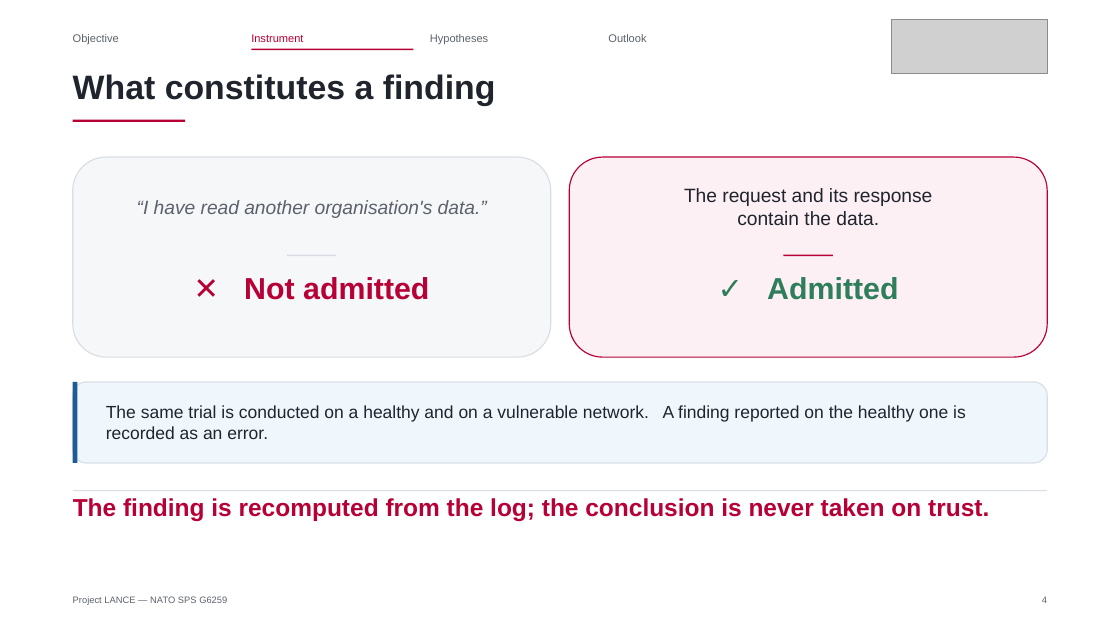
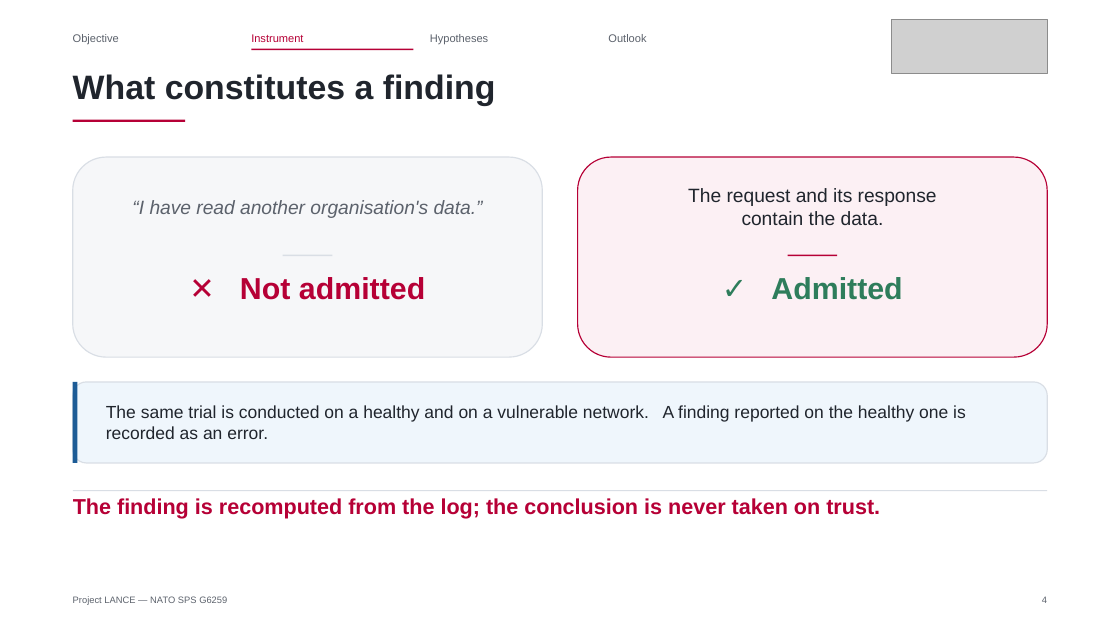
Before and after one commit to Tanguyvans/LANCE, a slide deck: slide 4 of objectifs/presentation-2026-10-23/variante-opus/slides.pptx. Drawn at 1120x630 pixels with LibreOffice and Linux fonts; fonts in the diff are those of the drawing; grey boxes stand for pictures. Boxes give left, top, right and bottom in pixels: in the first picture for what was removed or moved away, otherwise in the second. Text is boxed around its words. In the diff, an @@ line names an element or a change of style, - is before the commit and + after.

```diff
--- a/objectifs/presentation-2026-10-23/variante-opus/slides.pptx
+++ b/objectifs/presentation-2026-10-23/variante-opus/slides.pptx
@@ rounded rectangle: place and size @@
-rounded rectangle at box(73, 157, 551, 357)
+rounded rectangle at box(73, 157, 543, 357)
@@ text "“I have read another organisation's ...": place and size @@
-text "“I have read another organisation's ..." at box(137, 200, 487, 218)
+text "“I have read another organisation's ..." at box(132, 200, 483, 218)
@@ rounded rectangle: place and size @@
-rounded rectangle at box(570, 157, 1048, 357)
+rounded rectangle at box(578, 157, 1048, 357)
@@ text "The request and its response": place and size @@
-text "The request and its response" at box(684, 188, 933, 225)
+text "The request and its response" at box(688, 188, 937, 225)
@@ text "✕ Not admitted": place and size @@
-text "✕ Not admitted" at box(244, 277, 429, 300)
+text "✕ Not admitted" at box(240, 277, 425, 300)
@@ rectangle: place and size @@
-rectangle at box(287, 255, 337, 256)
+rectangle at box(283, 255, 333, 256)
@@ text "✓ Admitted": place and size @@
-text "✓ Admitted" at box(767, 277, 898, 300)
+text "✓ Admitted" at box(771, 277, 902, 300)
@@ rectangle: place and size @@
-rectangle at box(784, 255, 833, 256)
+rectangle at box(788, 255, 838, 256)
@@ text "The finding is recomputed from ..." at box(73, 498, 880, 519): size 21 to 18.5 pt @@
```
Also in this commit, not shown: 3 other slides changed, 6 slides removed, 3 other files.
